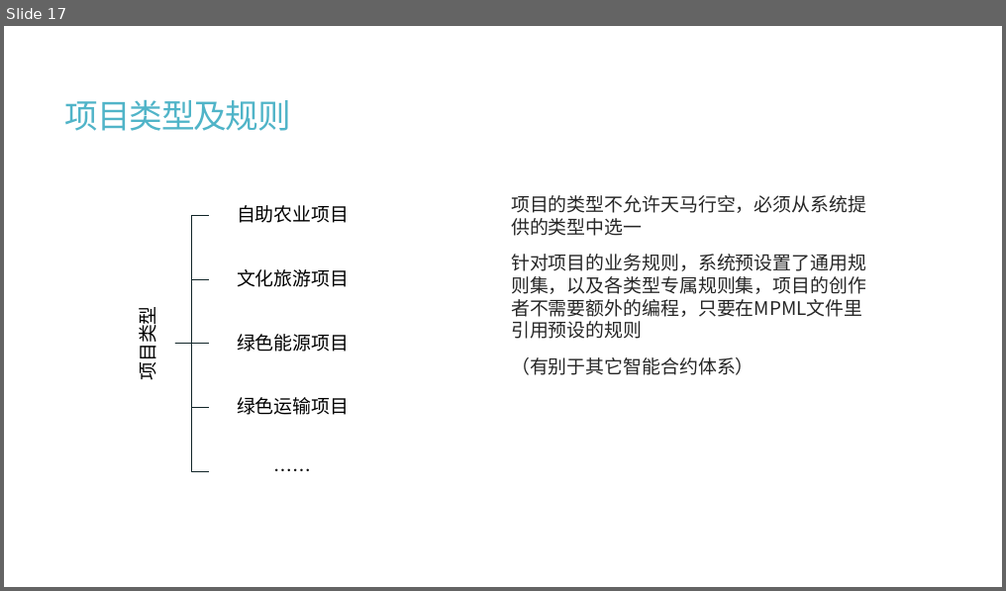
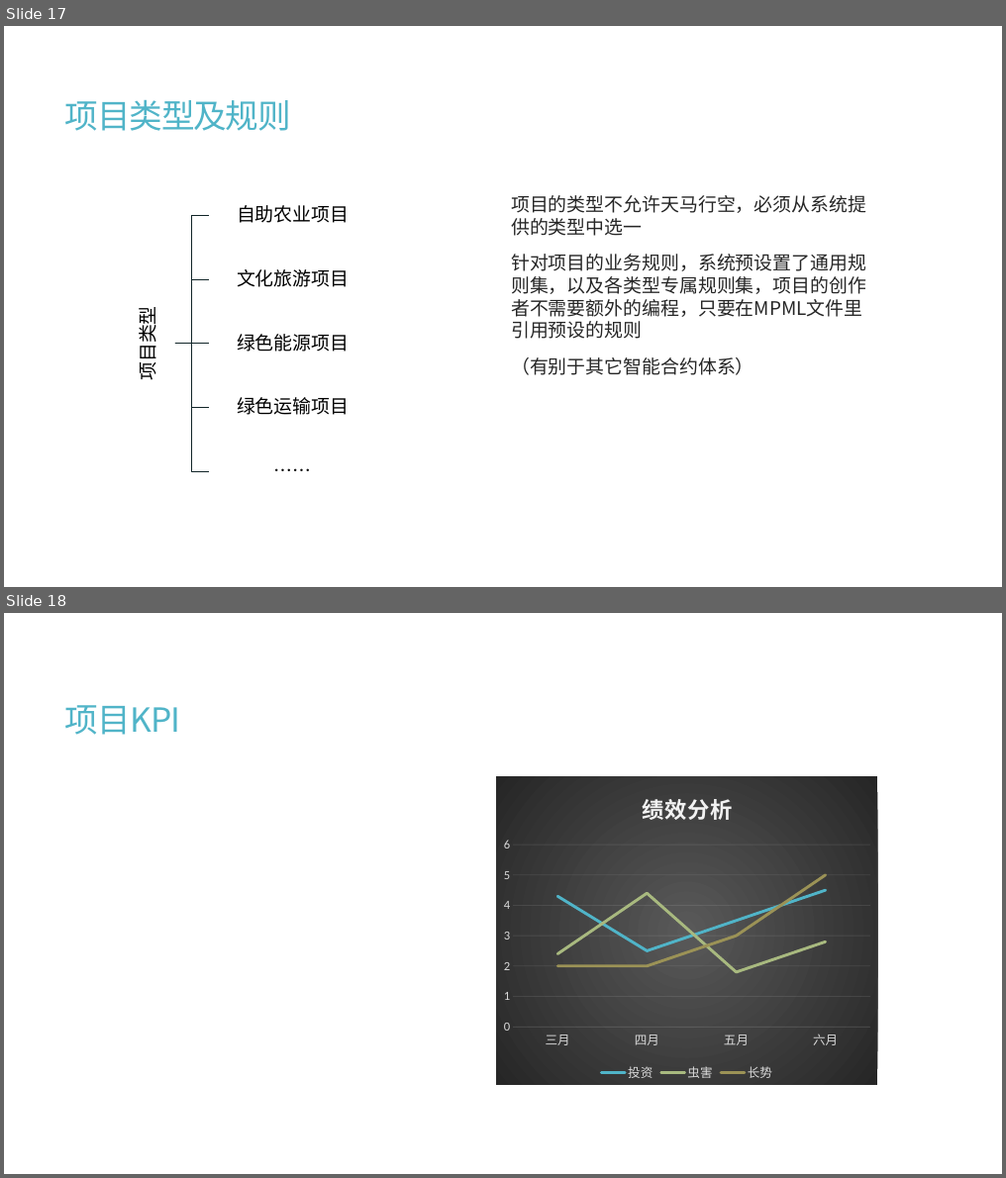
Before and after one commit to calcyu/chainway, a slide deck: Docs/城乡振兴元宇宙.pptx. Shown one above the other, each under a label of ours: slide 17 before the commit, slides 17 and 18 after it. The pictures are 1006x591 and 1006x1178 pixels, drawn with LibreOffice and Linux fonts; fonts in the diff are those of the drawing. Boxes give left, top, right and bottom in pixels: in the first picture for what was removed or moved away, otherwise in the second. Text is boxed around its words. In the diff, an @@ line names an element or a change of style, - is before the commit and + after.

```diff
--- a/Docs/城乡振兴元宇宙.pptx
+++ b/Docs/城乡振兴元宇宙.pptx
@@ slide 18 added at <box>4,613,1002,1174</box>, background #FFFFFF @@
@@ title added at <box>65,705,180,735</box>, 32 pt, text #50B4C8 @@
+项目KPI
@@ line chart added at <box>496,777,877,1085</box> @@
+title "绩效分析 "
+categories: 三月, 四月, 五月, 六月
+投资: 4.3, 2.5, 3.5, 4.5
+虫害: 2.4, 4.4, 1.8, 2.8
+长势: 2, 2, 3, 5
```
Also in this commit, not shown: 9 slides changed, 1 slide removed, 15 other files.
